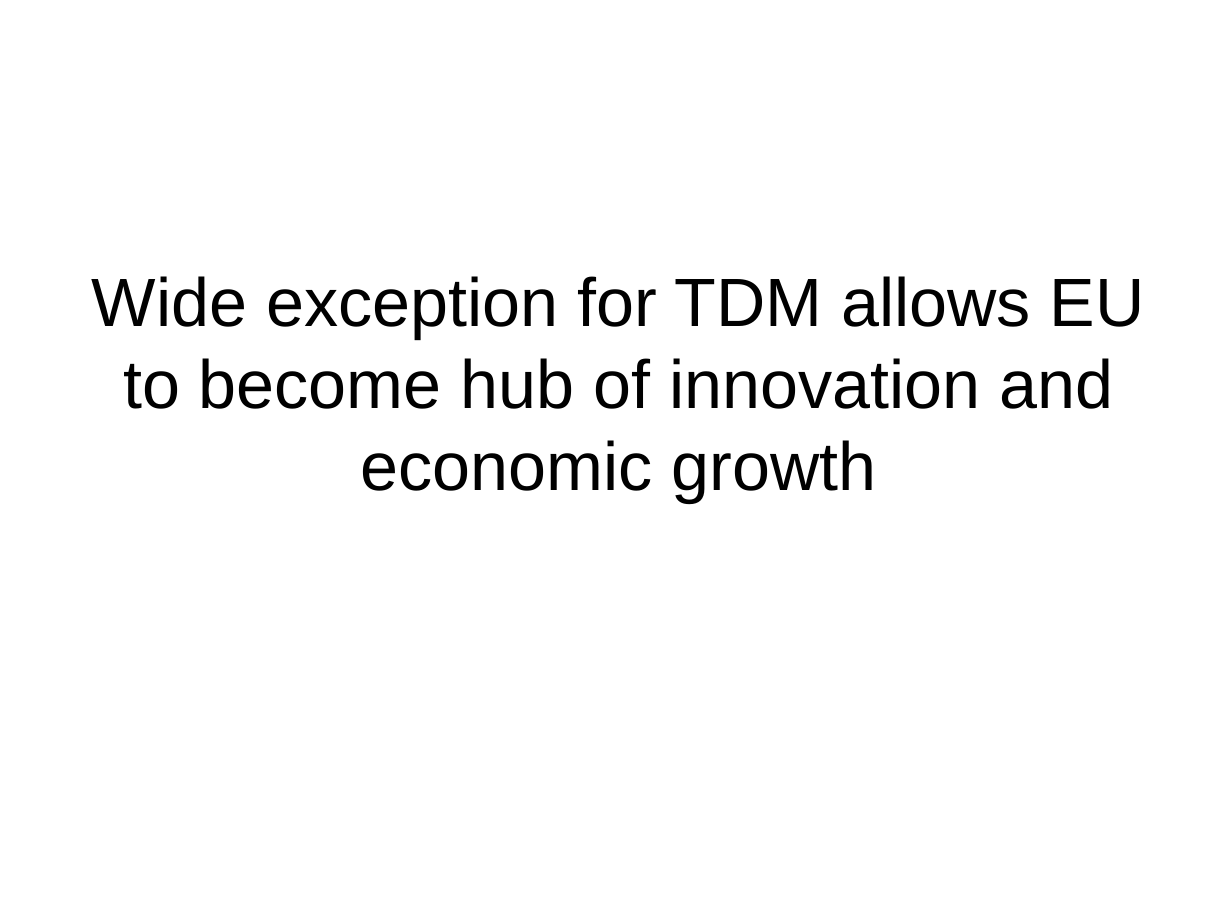
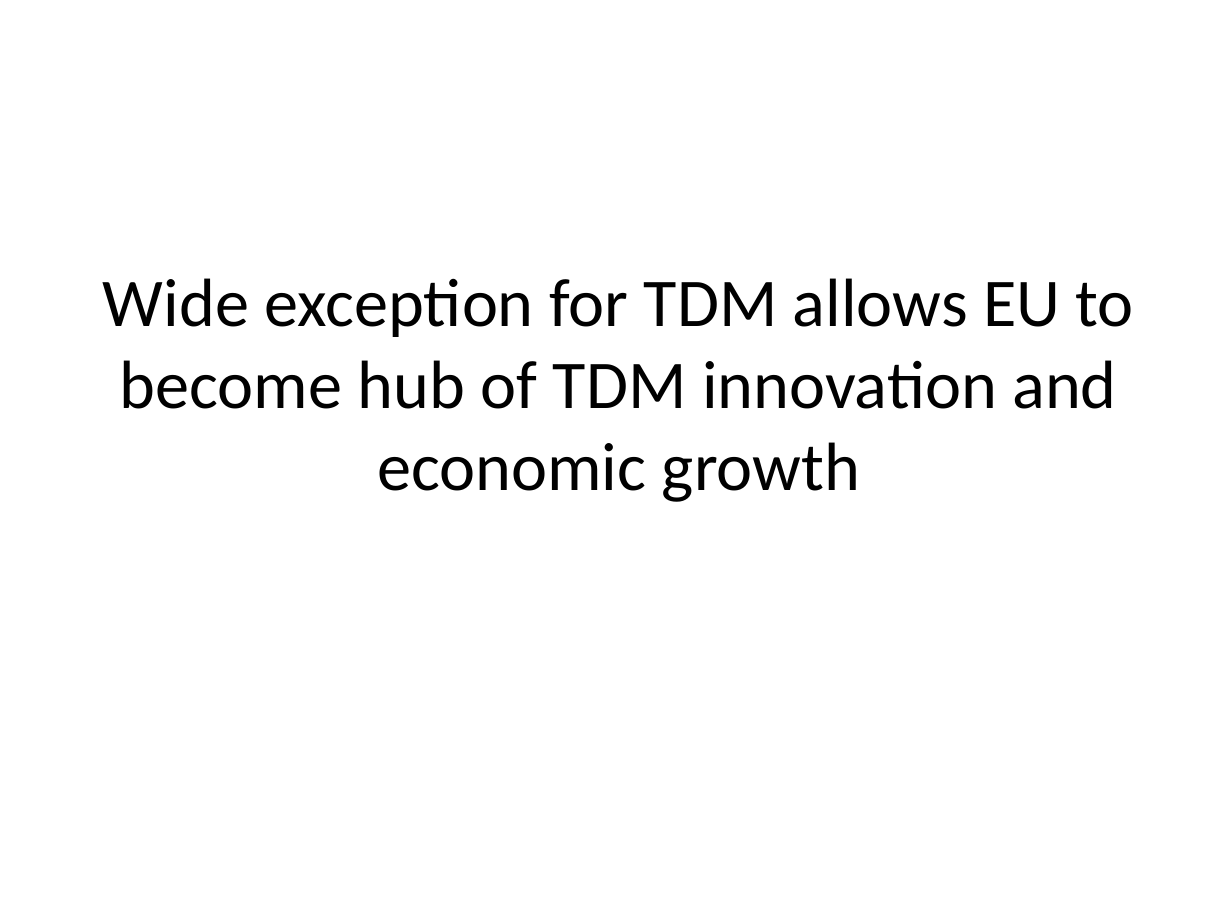
Before and after one commit to chartgerink/talks, a slide deck: slide 38 of 2016_2017/20170621tdm-ep/presentation.odp (slide 30 before the commit). Drawn at 1232x924 pixels with LibreOffice and Linux fonts; fonts in the diff are those of the drawing. Boxes give left, top, right and bottom in pixels: in the first picture for what was removed or moved away, otherwise in the second. Text is boxed around its words. In the diff, an @@ line names an element or a change of style, - is before the commit and + after.

```diff
--- a/2016_2017/20170621tdm-ep/presentation.odp
+++ b/2016_2017/20170621tdm-ep/presentation.odp
@@ title at [103,278,1134,502]: text changed; font Arial to Calibri @@
-Wide exception for TDM allows EU to become hub of innovation and economic growth
+Wide exception for TDM allows EU to become hub of TDM innovation and economic growth
```
Also in this commit, not shown: 26 other slides changed, 15 slides added, 6 slides removed, 2 other files.
